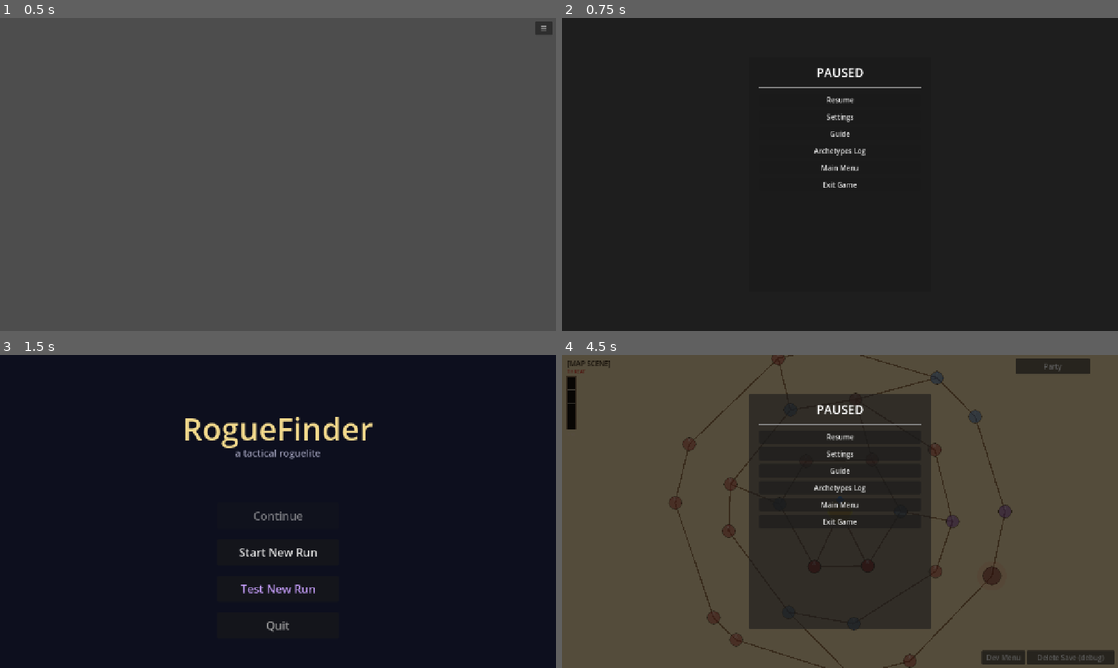
Above: before the commit, frames 1-4 (two rows, left to right).
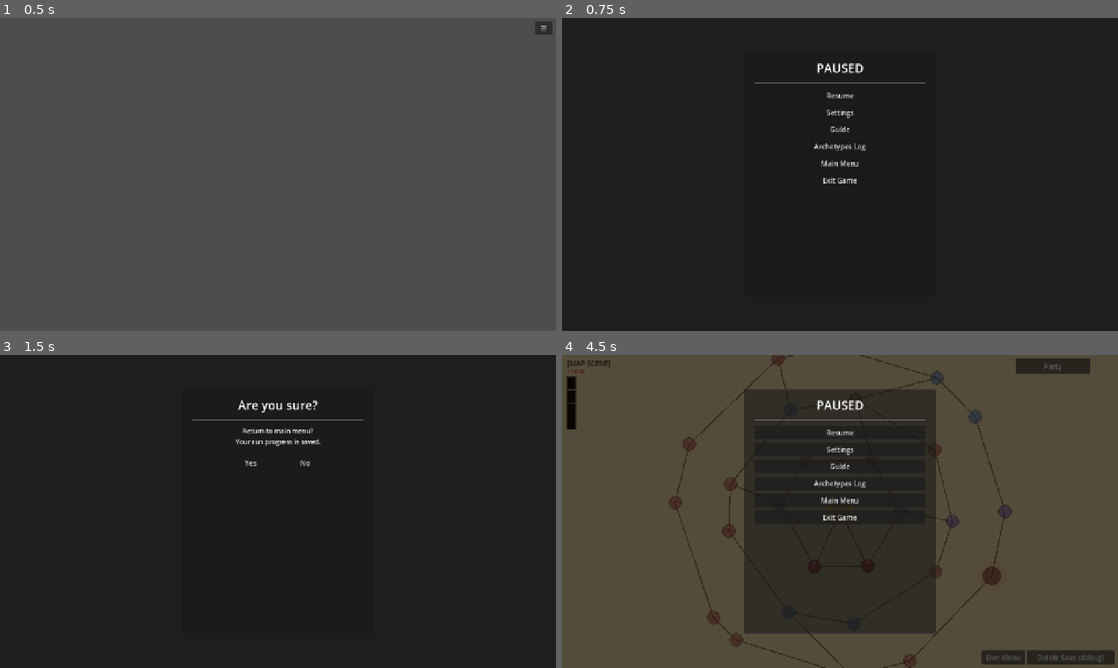
Above: after the commit, the same moments.

Repository: caleb-the-dev/RogueFinder
Game: Godot game, scene res://tests/test_pause_menu.tscn
The game is run twice, just before and just after one commit, with the same random seed, the same clock (stepped at 60 frames per second) and the same inputs. This scene is started directly instead of the project's main scene. The engine's default icon, where the game draws it, is replaced by a stand-in: a white triangle on a blue panel in a dark square.
Inputs (mouse positions are in pixels of both pictures, inside the frame that each line leads up to):
- Up to frame 1 (0.5 s): no input
- Up to frame 2 (0.75 s): click "☰" at 0.5 s
- Up to frame 3 (1.5 s): click "Main Menu" at 1.25 s
- Up to frame 4 (4.5 s): click (812, 461) at 2 s, where only the run after the commit has a clickable "Yes"; click "Start New Run" at 2.75 s; click "Begin Run" at 3.5 s; click "☰" at 4.25 s

Frame 1 is identical in both runs. In frame 2, 1.2% of the frame differs, in the area x 34-66%, y 14-55%; in frame 3, 2.5%; in frame 4, 3.5%, in the area x 32-68%, y 10-90%.

Commit message:
feat(ui): confirm dialogs, Pokédex log, recruited tracking, settings fixes
Pause Menu:
- "Main Menu" and "Exit Game" now show an "Are you sure?" confirm sub-panel
  with Yes/No before acting
- Volume sliders labeled "(placeholder)" — audio bus not yet wired
- Fullscreen sync fixed: use set_pressed_no_signal so opening Settings
  no longer re-fires the toggle handler

Archetypes Log (Pokédex):
- Shows all 9 archetypes from ArchetypeLibrary (not just encountered)
- Unknown entries render as dark silhouette cards with "???" text
- Status badges: [You] (gold), [Follower] (green), [Encountered] (blue)
- "The Pathfinder" entry always shown at top with [You] badge
- Sort order: You → Follower → Encountered → Unknown

GameState:
- recruited_archetypes: Array[String] tracks every archetype ever bench-inserted
- record_recruited_archetype() deduplicates and saves; wired into add_to_bench()
- Full save/load/reset wiring (typed-array pattern)
- 4 new headless tests (12 total in test_pause_menu.gd)

Co-Authored-By: Claude Sonnet 4.6 <noreply@anthropic.com>

Diff:
--- a/rogue-finder/scripts/globals/GameState.gd
+++ b/rogue-finder/scripts/globals/GameState.gd
@@ -21,6 +21,7 @@
 var threat_level: float = 0.0          # 0.0–1.0; rises on travel + entry; resets to 0 on BOSS defeat
 var used_event_ids: Array[String] = [] # event ids drawn this run; used by EventSelector for no-repeat logic; saved to disk
 var encountered_archetypes: Array[String] = [] # archetype ids seen in combat or recruited this run; drives the Archetypes Log
+var recruited_archetypes:  Array[String] = [] # archetype ids ever added to the bench (persists across bench releases)
 
 ## --- Party ---
 
@@ -42,6 +43,7 @@
 	if bench.size() >= BENCH_CAP:
 		return false
 	bench.append(follower)
+	record_recruited_archetype(follower.archetype_id)
 	return true
 
 ## Swaps party[party_idx] with bench[bench_idx] in-place. Gear deequip is the
@@ -151,6 +153,7 @@
 		"threat_level": threat_level,
 		"used_event_ids": used_event_ids,
 		"encountered_archetypes": encountered_archetypes,
+		"recruited_archetypes":  recruited_archetypes,
 		"party": party_data,
 		"bench": bench.map(func(f: CombatantData) -> Dictionary: return _serialize_combatant(f)),
 		"inventory": inventory,
@@ -212,6 +215,8 @@
 	used_event_ids = Array(raw_event_ids, TYPE_STRING, "", null)
 	var raw_archetypes: Array = parsed.get("encountered_archetypes", [])
 	encountered_archetypes = Array(raw_archetypes, TYPE_STRING, "", null)
+	var raw_recruited: Array = parsed.get("recruited_archetypes", [])
+	recruited_archetypes = Array(raw_recruited, TYPE_STRING, "", null)
 	party.clear()
 	var raw_party: Array = parsed.get("party", [])
 	for dict in raw_party:
@@ -291,11 +296,18 @@
 
 ## Records an archetype as encountered this run. Deduplicates; saves immediately.
 ## Called by CombatManager3D at combat setup for each enemy.
-## TODO: record on recruit — call here when a follower joins the bench.
 func record_archetype(id: String) -> void:
 	if id == "" or id in encountered_archetypes:
 		return
 	encountered_archetypes.append(id)
+	save()
+
+## Records an archetype as ever recruited. Called automatically by add_to_bench().
+## Persists across bench releases — "once a follower, always logged."
+func record_recruited_archetype(id: String) -> void:
+	if id == "" or id in recruited_archetypes:
+		return
+	recruited_archetypes.append(id)
 	save()
 
 ## Grants a feat to the party member at pc_index. Deduplicates; saves immediately.
@@ -371,6 +383,7 @@
 	threat_level = 0.0
 	used_event_ids = []
 	encountered_archetypes = []
+	recruited_archetypes   = []
 	party = []
 	bench = []
 	run_summary = {}
--- a/rogue-finder/scripts/ui/PauseMenuManager.gd
+++ b/rogue-finder/scripts/ui/PauseMenuManager.gd
@@ -2,47 +2,48 @@
 extends CanvasLayer
 
 ## --- PauseMenuManager ---
-## Global pause overlay reachable from all gameplay scenes.
-## ESC or the "☰" button toggle the menu; a scene-name gate blocks main.tscn and
-## RunSummaryScene. Layer 26 sits above all other overlays.
-## process_mode = ALWAYS so _unhandled_input fires whether or not the tree is paused.
+## Global pause overlay. ESC or ☰ button opens from gameplay scenes.
+## process_mode = ALWAYS so input is received in both paused and unpaused states.
 
 signal menu_opened
 signal menu_closed
 signal settings_changed
 signal archetype_log_opened
 
-const PANEL_W: float = 420.0
-const PANEL_H: float = 540.0
+const PANEL_W: float = 440.0
+const PANEL_H: float = 560.0
 const VP_W:    float = 1280.0
 const VP_H:    float = 720.0
 
-enum _Panel { MAIN, SETTINGS, GUIDE, LOG }
+enum _Panel { MAIN, SETTINGS, GUIDE, LOG, CONFIRM }
+enum _ArchStatus { UNKNOWN = 0, ENCOUNTERED = 1, FOLLOWER = 2, PLAYER = 3 }
 
 var _is_open:      bool   = false
 var _active_panel: _Panel = _Panel.MAIN
 
-var _backdrop:       ColorRect      = null
-var _container:      PanelContainer = null
-var _title:          Label          = null
-
-var _main_panel:     VBoxContainer  = null
-var _settings_panel: VBoxContainer  = null
-var _guide_panel:    VBoxContainer  = null
-var _log_panel:      VBoxContainer  = null
-
-var _fs_check:      CheckBox = null
-var _master_slider: HSlider  = null
-var _music_slider:  HSlider  = null
-var _sfx_slider:    HSlider  = null
+var _backdrop:      ColorRect      = null
+var _container:     PanelContainer = null
+var _title:         Label          = null
+var _menu_btn:      Button         = null
+
+var _main_panel:    VBoxContainer  = null
+var _settings_panel: VBoxContainer = null
+var _guide_panel:   VBoxContainer  = null
+var _log_panel:     VBoxContainer  = null
+var _confirm_panel: VBoxContainer  = null
+
+var _fs_check:      CheckBox      = null
+var _master_slider: HSlider       = null
+var _music_slider:  HSlider       = null
+var _sfx_slider:    HSlider       = null
 var _log_list:      VBoxContainer = null
-var _menu_btn:      Button        = null
+var _confirm_label: Label         = null
+var _confirm_action: Callable     = Callable()
 
 ## --- Lifecycle ---
 
 func _ready() -> void:
 	layer = 26
-	# ALWAYS so _unhandled_input and _process fire in both paused and unpaused states.
 	process_mode = Node.PROCESS_MODE_ALWAYS
 	_build_ui()
 	_backdrop.visible  = false
@@ -62,14 +63,11 @@
 		return
 	if key.keycode != KEY_ESCAPE:
 		return
-
 	if not _is_open:
 		if _is_pauseable_scene():
 			open_menu()
 			get_viewport().set_input_as_handled()
 		return
-
-	# Menu is open: ESC backs out of sub-panels or closes from main.
 	if _active_panel != _Panel.MAIN:
 		_show_main()
 	else:
@@ -82,16 +80,15 @@
 	if _is_pauseable_scene():
 		open_menu()
 
-## Returns true when the current scene supports the pause menu.
+## --- Scene Gate ---
+
 func _is_pauseable_scene() -> bool:
 	var scene := get_tree().current_scene
 	if scene == null:
 		return false
 	return _scene_name_is_pauseable(scene.scene_file_path)
 
-## Pure function — testable without a live scene.
 static func _scene_name_is_pauseable(path: String) -> bool:
-	# main.tscn is the boot wrapper that instances MainMenuScene — treat it as non-pauseable.
 	if path.ends_with("main.tscn"):
 		return false
 	if path.ends_with("MainMenuScene.tscn"):
@@ -126,6 +123,7 @@
 	_settings_panel.visible = false
 	_guide_panel.visible    = false
 	_log_panel.visible      = false
+	_confirm_panel.visible  = false
 
 func _show_settings() -> void:
 	_active_panel = _Panel.SETTINGS
@@ -134,10 +132,12 @@
 	_settings_panel.visible = true
 	_guide_panel.visible    = false
 	_log_panel.visible      = false
-	_fs_check.button_pressed  = SettingsStore.fullscreen
-	_master_slider.value      = SettingsStore.master_volume
-	_music_slider.value       = SettingsStore.music_volume
-	_sfx_slider.value         = SettingsStore.sfx_volume
+	_confirm_panel.visible  = false
+	# set_pressed_no_signal avoids re-firing the toggle handler on panel open.
+	_fs_check.set_pressed_no_signal(SettingsStore.fullscreen)
+	_master_slider.value = SettingsStore.master_volume
+	_music_slider.value  = SettingsStore.music_volume
+	_sfx_slider.value    = SettingsStore.sfx_volume
 
 func _show_guide() -> void:
 	_active_panel = _Panel.GUIDE
@@ -146,6 +146,7 @@
 	_settings_panel.visible = false
 	_guide_panel.visible    = true
 	_log_panel.visible      = false
+	_confirm_panel.visible  = false
 
 func _show_log() -> void:
 	_active_panel = _Panel.LOG
@@ -154,20 +155,30 @@
 	_settings_panel.visible = false
 	_guide_panel.visible    = false
 	_log_panel.visible      = true
+	_confirm_panel.visible  = false
 	_rebuild_log_list()
 	emit_signal("archetype_log_opened")
 
+func _show_confirm(msg: String, action: Callable) -> void:
+	_active_panel = _Panel.CONFIRM
+	_title.text = "Are you sure?"
+	_main_panel.visible     = false
+	_settings_panel.visible = false
+	_guide_panel.visible    = false
+	_log_panel.visible      = false
+	_confirm_panel.visible  = true
+	_confirm_label.text = msg
+	_confirm_action = action
+
 ## --- UI Construction ---
 
 func _build_ui() -> void:
-	# Full-screen backdrop
 	_backdrop = ColorRect.new()
-	_backdrop.color = Color(0.0, 0.0, 0.0, 0.6)
-	_backdrop.size  = Vector2(VP_W, VP_H)
+	_backdrop.color    = Color(0.0, 0.0, 0.0, 0.6)
+	_backdrop.size     = Vector2(VP_W, VP_H)
 	_backdrop.position = Vector2.ZERO
 	add_child(_backdrop)
 
-	# Persistent ☰ menu button — top-right corner, shown in pauseable scenes only.
 	_menu_btn = Button.new()
 	_menu_btn.text = "☰"
 	_menu_btn.custom_minimum_size = Vector2(40.0, 28.0)
@@ -175,7 +186,6 @@
 	_menu_btn.pressed.connect(_on_menu_btn_pressed)
 	add_child(_menu_btn)
 
-	# Centered panel container
 	_container = PanelContainer.new()
 	_container.custom_minimum_size = Vector2(PANEL_W, PANEL_H)
 	_container.position = Vector2((VP_W - PANEL_W) * 0.5, (VP_H - PANEL_H) * 0.5)
@@ -219,6 +229,11 @@
 	_log_panel.add_theme_constant_override("separation", 8)
 	_build_log_panel(_log_panel)
 	outer.add_child(_log_panel)
+
+	_confirm_panel = VBoxContainer.new()
+	_confirm_panel.add_theme_constant_override("separation", 20)
+	_build_confirm_panel(_confirm_panel)
+	outer.add_child(_confirm_panel)
 
 
 func _build_main_panel(vbox: VBoxContainer) -> void:
@@ -245,24 +260,23 @@
 
 	vbox.add_child(HSeparator.new())
 
-	# Fullscreen toggle
 	var fs_row := HBoxContainer.new()
 	var fs_lbl := Label.new()
 	fs_lbl.text = "Fullscreen"
 	fs_lbl.size_flags_horizontal = Control.SIZE_EXPAND_FILL
 	fs_row.add_child(fs_lbl)
 	_fs_check = CheckBox.new()
-	_fs_check.button_pressed = SettingsStore.fullscreen
+	_fs_check.set_pressed_no_signal(SettingsStore.fullscreen)
 	_fs_check.toggled.connect(_on_fullscreen_toggled)
 	fs_row.add_child(_fs_check)
 	vbox.add_child(fs_row)
 
-	# Volume sliders (placeholder — visible/draggable; audio bus wiring deferred)
-	_master_slider = _add_volume_row(vbox, "Master Volume",
+	# Volume sliders — values persist but audio bus is not wired yet.
+	_master_slider = _add_volume_row(vbox, "Master Volume  (placeholder)",
 		SettingsStore.master_volume, _on_master_changed)
-	_music_slider  = _add_volume_row(vbox, "Music Volume",
+	_music_slider  = _add_volume_row(vbox, "Music Volume  (placeholder)",
 		SettingsStore.music_volume,  _on_music_changed)
-	_sfx_slider    = _add_volume_row(vbox, "SFX Volume",
+	_sfx_slider    = _add_volume_row(vbox, "SFX Volume  (placeholder)",
 		SettingsStore.sfx_volume,    _on_sfx_changed)
 
 
@@ -317,33 +331,74 @@
 	scroll.add_child(_log_list)
 
 
+func _build_confirm_panel(vbox: VBoxContainer) -> void:
+	_confirm_label = Label.new()
+	_confirm_label.horizontal_alignment = HORIZONTAL_ALIGNMENT_CENTER
+	_confirm_label.autowrap_mode = TextServer.AUTOWRAP_WORD_SMART
+	_confirm_label.add_theme_font_size_override("font_size", 15)
+	vbox.add_child(_confirm_label)
+
+	var hbox := HBoxContainer.new()
+	hbox.alignment = BoxContainer.ALIGNMENT_CENTER
+	hbox.add_theme_constant_override("separation", 16)
+	vbox.add_child(hbox)
+
+	var yes_btn := Button.new()
+	yes_btn.text = "Yes"
+	yes_btn.custom_minimum_size = Vector2(110.0, 36.0)
+	yes_btn.pressed.connect(_on_confirm_yes)
+	hbox.add_child(yes_btn)
+
+	var no_btn := Button.new()
+	no_btn.text = "No"
+	no_btn.custom_minimum_size = Vector2(110.0, 36.0)
+	no_btn.pressed.connect(_show_main)
+	hbox.add_child(no_btn)
+
+
+## --- Archetypes Log (Pokédex) ---
+
+func _get_arch_status(id: String) -> _ArchStatus:
+	if id == "RogueFinder":
+		return _ArchStatus.PLAYER
+	# recruited_archetypes persists across bench releases
+	if id in GameState.recruited_archetypes:
+		return _ArchStatus.FOLLOWER
+	# Fallback: check active bench + party for saves that predate recruited_archetypes
+	for f: CombatantData in GameState.bench:
+		if f.archetype_id == id:
+			return _ArchStatus.FOLLOWER
+	for m: CombatantData in GameState.party:
+		if m.archetype_id == id and m.archetype_id != "RogueFinder":
+			return _ArchStatus.FOLLOWER
+	if id in GameState.encountered_archetypes:
+		return _ArchStatus.ENCOUNTERED
+	return _ArchStatus.UNKNOWN
+
+
 func _rebuild_log_list() -> void:
 	for child in _log_list.get_children():
 		child.queue_free()
 
-	# RogueFinder is the player template, not a collectable creature — always exclude.
-	var all_ids: Array[String] = GameState.encountered_archetypes
-	var display_ids: Array[String] = all_ids.filter(
-		func(id: String) -> bool: return id != "RogueFinder"
+	var all_archs: Array[ArchetypeData] = ArchetypeLibrary.all_archetypes()
+	# Descending by status: PLAYER(3) → FOLLOWER(2) → ENCOUNTERED(1) → UNKNOWN(0)
+	all_archs.sort_custom(
+		func(a: ArchetypeData, b: ArchetypeData) -> bool:
+			return _get_arch_status(a.archetype_id) > _get_arch_status(b.archetype_id)
 	)
 
-	if display_ids.is_empty():
-		var empty := Label.new()
-		empty.text = "No archetypes encountered yet."
-		empty.horizontal_alignment = HORIZONTAL_ALIGNMENT_CENTER
-		empty.add_theme_font_size_override("font_size", 14)
-		_log_list.add_child(empty)
-		return
-
-	for id: String in display_ids:
-		_log_list.add_child(_build_archetype_card(id))
-
-
-func _build_archetype_card(id: String) -> Control:
-	var arch: ArchetypeData = ArchetypeLibrary.get_archetype(id)
+	for arch: ArchetypeData in all_archs:
+		_log_list.add_child(_build_archetype_card(arch))
+
+
+func _build_archetype_card(arch: ArchetypeData) -> Control:
+	var status: _ArchStatus = _get_arch_status(arch.archetype_id)
 
 	var card := PanelContainer.new()
 	card.size_flags_horizontal = Control.SIZE_EXPAND_FILL
+
+	if status == _ArchStatus.UNKNOWN:
+		card.modulate = Color(0.35, 0.35, 0.35)
 
 	var inner := MarginContainer.new()
 	inner.add_theme_constant_override("margin_top",    6)
@@ -356,11 +411,43 @@
 	vbox.add_theme_constant_override("separation", 3)
 	inner.add_child(vbox)
 
+	if status == _ArchStatus.UNKNOWN:
+		var unk_name := Label.new()
+		unk_name.text = "???"
+		unk_name.add_theme_font_size_override("font_size", 16)
+		vbox.add_child(unk_name)
+		var unk_sub := Label.new()
+		unk_sub.text = "Not yet encountered in the field."
+		unk_sub.add_theme_font_size_override("font_size", 11)
+		unk_sub.modulate = Color(0.7, 0.7, 0.7)
+		unk_sub.autowrap_mode = TextServer.AUTOWRAP_WORD_SMART
+		vbox.add_child(unk_sub)
+		return card
+
+	# Known entry — top row with name and status badge side by side
+	var top_row := HBoxContainer.new()
+	vbox.add_child(top_row)
+
 	var name_lbl := Label.new()
-	# "archer_bandit" → "Archer Bandit"
-	name_lbl.text = id.replace("_", " ").capitalize()
+	name_lbl.text = "The Pathfinder" if status == _ArchStatus.PLAYER \
+		else arch.archetype_id.replace("_", " ").capitalize()
 	name_lbl.add_theme_font_size_override("font_size", 16)
-	vbox.add_child(name_lbl)
+	name_lbl.size_flags_horizontal = Control.SIZE_EXPAND_FILL
+	top_row.add_child(name_lbl)
+
+	var badge := Label.new()
+	badge.add_theme_font_size_override("font_size", 11)
+	match status:
+		_ArchStatus.PLAYER:
+			badge.text = "[ You ]"
+			badge.modulate = Color(1.0, 0.85, 0.1)
+		_ArchStatus.FOLLOWER:
+			badge.text = "[ Follower ]"
+			badge.modulate = Color(0.3, 0.9, 0.3)
+		_ArchStatus.ENCOUNTERED:
+			badge.text = "[ Encountered ]"
+			badge.modulate = Color(0.6, 0.8, 1.0)
+	top_row.add_child(badge)
 
 	var info_lbl := Label.new()
 	info_lbl.text = "%s · %s" % [arch.kindred, arch.unit_class.capitalize()]
@@ -393,11 +480,22 @@
 	_show_log()
 
 func _on_main_menu_pressed() -> void:
-	close_menu()
-	get_tree().call_deferred("change_scene_to_file", "res://scenes/ui/MainMenuScene.tscn")
+	_show_confirm(
+		"Return to main menu?\nYour run progress is saved.",
+		func() -> void:
+			close_menu()
+			get_tree().call_deferred("change_scene_to_file", "res://scenes/ui/MainMenuScene.tscn")
+	)
 
 func _on_exit_pressed() -> void:
-	get_tree().quit()
+	_show_confirm(
+		"Exit the game?",
+		func() -> void: get_tree().quit()
+	)
+
+func _on_confirm_yes() -> void:
+	if _confirm_action.is_valid():
+		_confirm_action.call()
 
 ## --- Settings Handlers ---
 
--- a/rogue-finder/tests/test_pause_menu.gd
+++ b/rogue-finder/tests/test_pause_menu.gd
@@ -15,6 +15,10 @@
 	test_encountered_archetypes_save_round_trip()
 	test_log_filter_excludes_rogue_finder()
 	test_settings_store_round_trip()
+	test_recruited_archetype_adds_id()
+	test_recruited_archetype_skips_duplicate()
+	test_add_to_bench_records_recruited()
+	test_recruited_archetypes_save_round_trip()
 	_cleanup()
 	print("=== All pause menu tests passed ===")
 
@@ -115,6 +119,55 @@
 
 ## --- SettingsStore ---
 
+## --- recruited_archetypes ---
+
+func test_recruited_archetype_adds_id() -> void:
+	GameState.reset()
+	GameState.record_recruited_archetype("grunt")
+	assert(GameState.recruited_archetypes.has("grunt"),
+		"grunt should be in recruited_archetypes after record")
+	assert(GameState.recruited_archetypes.size() == 1,
+		"exactly one entry expected")
+	GameState.reset()
+	print("  PASS test_recruited_archetype_adds_id")
+
+func test_recruited_archetype_skips_duplicate() -> void:
+	GameState.reset()
+	GameState.record_recruited_archetype("grunt")
+	GameState.record_recruited_archetype("grunt")
+	assert(GameState.recruited_archetypes.size() == 1,
+		"duplicate record must not create a second entry")
+	GameState.reset()
+	print("  PASS test_recruited_archetype_skips_duplicate")
+
+func test_add_to_bench_records_recruited() -> void:
+	GameState.reset()
+	var follower := CombatantData.new()
+	follower.archetype_id = "archer_bandit"
+	follower.vitality = 3
+	follower.current_hp = follower.hp_max
+	GameState.add_to_bench(follower)
+	assert(GameState.recruited_archetypes.has("archer_bandit"),
+		"add_to_bench must record the follower's archetype_id")
+	GameState.reset()
+	print("  PASS test_add_to_bench_records_recruited")
+
+func test_recruited_archetypes_save_round_trip() -> void:
+	_cleanup()
+	GameState.record_recruited_archetype("grunt")
+	GameState.record_recruited_archetype("alchemist")
+	GameState.save()
+	GameState.reset()
+	assert(GameState.recruited_archetypes.is_empty(),
+		"recruited_archetypes must be empty after reset()")
+	GameState.load_save()
+	assert(GameState.recruited_archetypes.size() == 2,
+		"should load 2 recruited archetypes, got %d" % GameState.recruited_archetypes.size())
+	assert(GameState.recruited_archetypes.has("grunt"), "grunt missing after load")
+	assert(GameState.recruited_archetypes.has("alchemist"), "alchemist missing after load")
+	_cleanup()
+	print("  PASS test_recruited_archetypes_save_round_trip")
+
 func test_settings_store_round_trip() -> void:
 	SettingsStore.fullscreen    = false
 	SettingsStore.master_volume = 0.75
